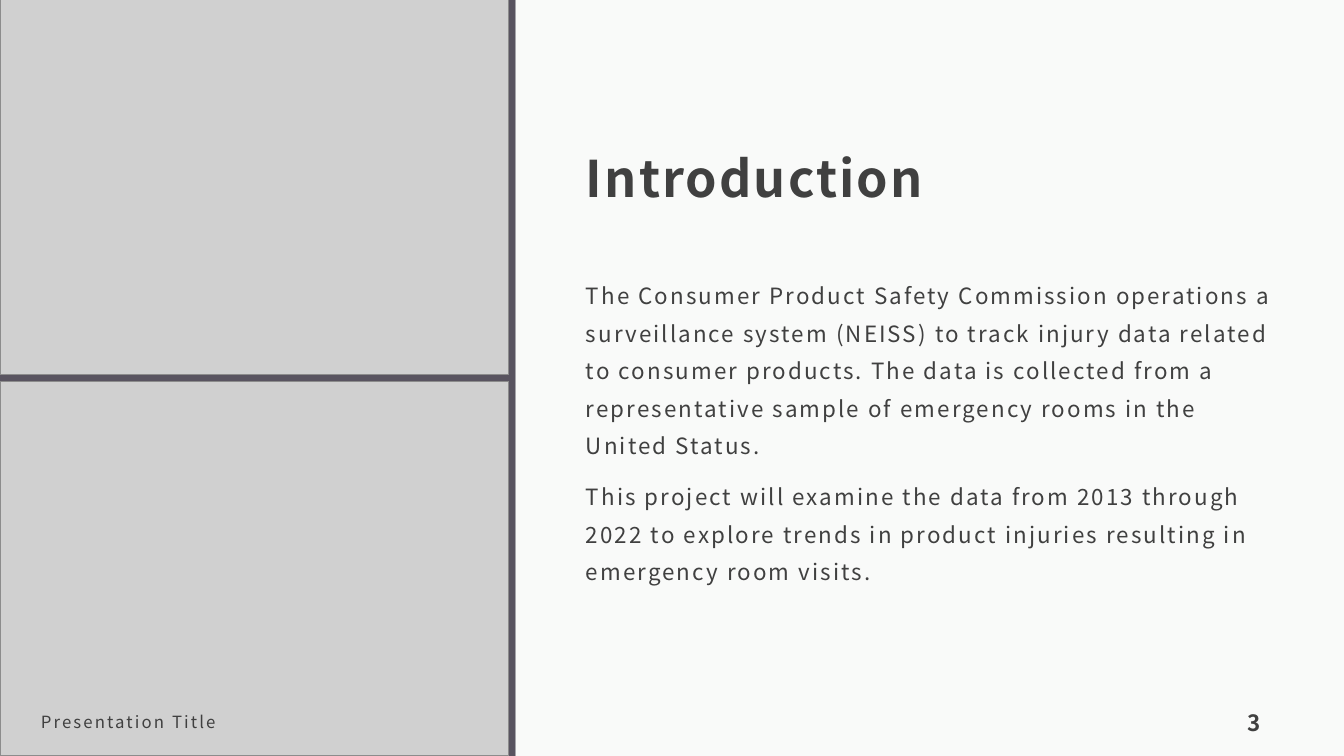
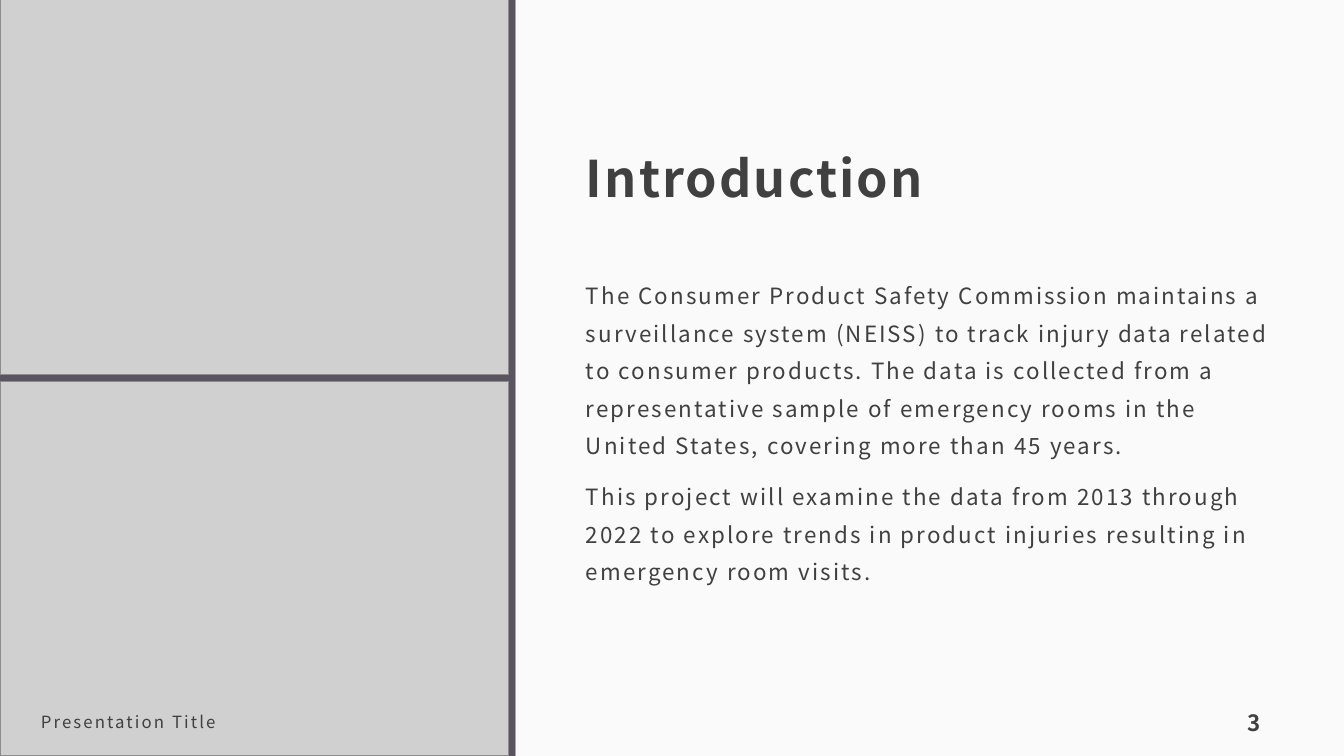
Before and after one commit to tamimcm416/product_injury, a slide deck: slide 3 of docs/Product Injuries.pptx. Drawn at 1344x756 pixels with LibreOffice and Linux fonts; fonts in the diff are those of the drawing; grey boxes stand for pictures. Boxes give left, top, right and bottom in pixels: in the first picture for what was removed or moved away, otherwise in the second. Text is boxed around its words. In the diff, an @@ line names an element or a change of style, - is before the commit and + after.

```diff
--- a/docs/Product Injuries.pptx
+++ b/docs/Product Injuries.pptx
@@ text at [586,286,1266,460]: text changed @@
-The Consumer Product Safety Commission operations a surveillance system (NEISS) to track injury data related to consumer products. The data is collected from a representative sample of emergency rooms in the United Status.
+The Consumer Product Safety Commission maintains a surveillance system (NEISS) to track injury data related to consumer products. The data is collected from a representative sample of emergency rooms in the United States, covering more than 45 years.
```
Also in this commit, not shown: 6 other slides changed, 1 slide added, 1 other file.
